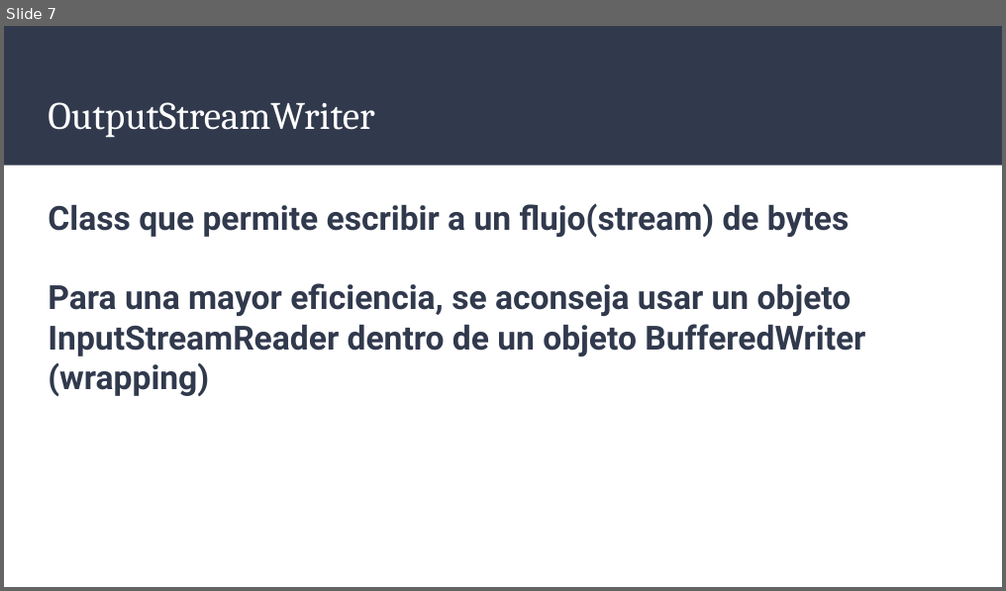
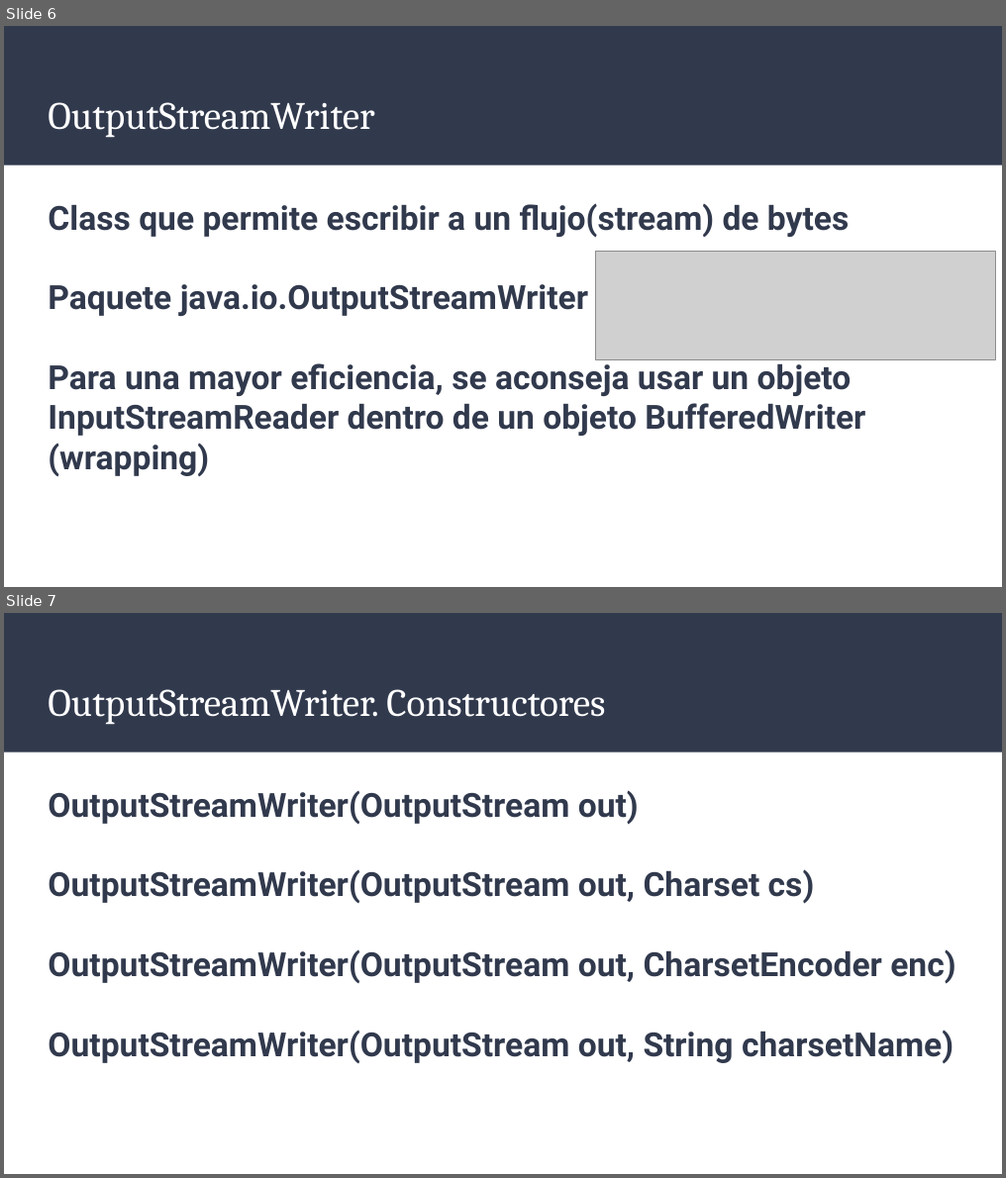
Before and after one commit to Ivanmr96/U10---Ficheros, a slide deck: Presentaciones/Clases InputStreamReader y OutputStreamWriter.pptx. Shown one above the other, each under a label of ours: slide 7 before the commit, slides 6 and 7 after it. The pictures are 1006x591 and 1006x1178 pixels, drawn with LibreOffice and Linux fonts; fonts in the diff are those of the drawing; grey boxes stand for pictures. Boxes give left, top, right and bottom in pixels: in the first picture for what was removed or moved away, otherwise in the second. Text is boxed around its words. In the diff, an @@ line names an element or a change of style, - is before the commit and + after.

```diff
--- a/Presentaciones/Clases InputStreamReader y OutputStreamWriter.pptx
+++ b/Presentaciones/Clases InputStreamReader y OutputStreamWriter.pptx
@@ slide 7 added at box(4, 613, 1002, 1174), background #FFFFFF; not listed: 1 template element that a slide beside it also shows @@
@@ title added at box(48, 689, 605, 725), 28 pt, text #FFFFFF @@
+OutputStreamWriter. Constructores
@@ text added at box(48, 790, 955, 1063), 24 pt, text #31394D, bold @@
+OutputStreamWriter(OutputStream out)
+OutputStreamWriter(OutputStream out, Charset cs)
+OutputStreamWriter(OutputStream out, CharsetEncoder enc)
+OutputStreamWriter(OutputStream out, String charsetName)
@@ what was slide 7 is now slide 6 @@
@@ slide 6 changed as well @@
@@ picture added at box(596, 252, 996, 361) @@
@@ text at box(48, 284, 588, 316): paragraph added @@
+Paquete java.io.OutputStreamWriter
```
Also in this commit, not shown: 6 other slides changed, 1 other slide added, 4 slides removed, 18 other files.
